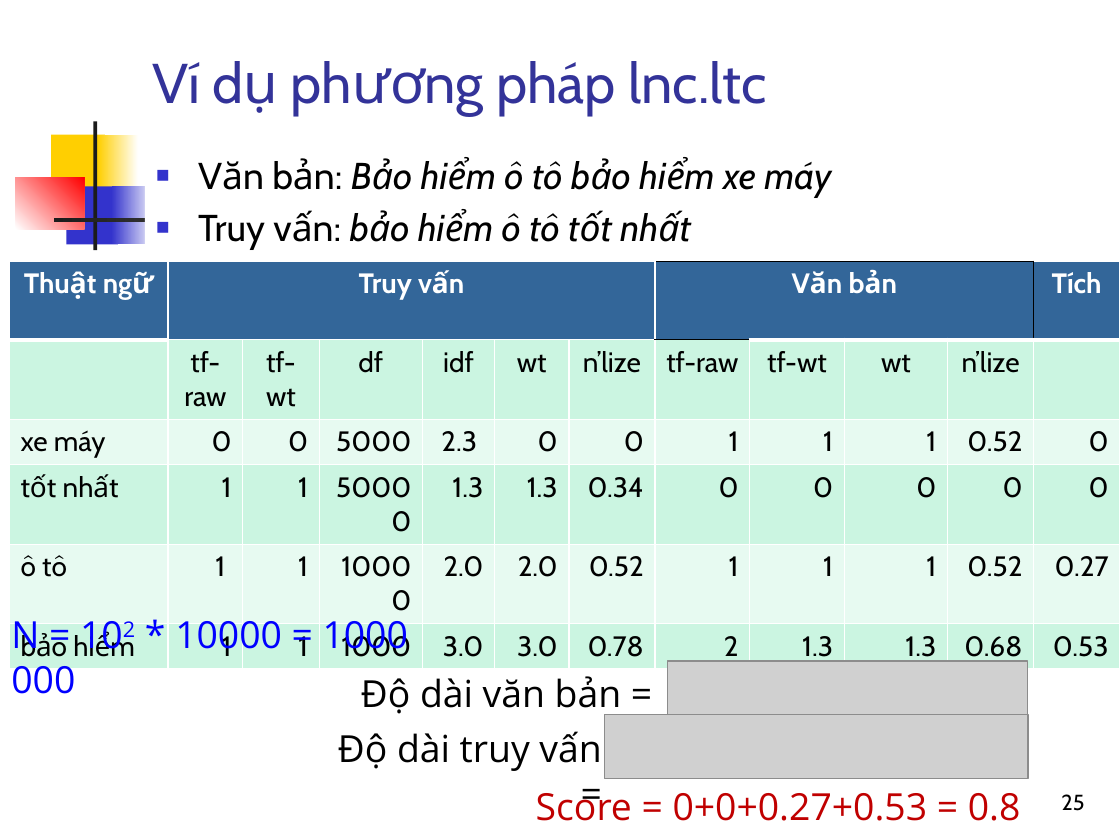
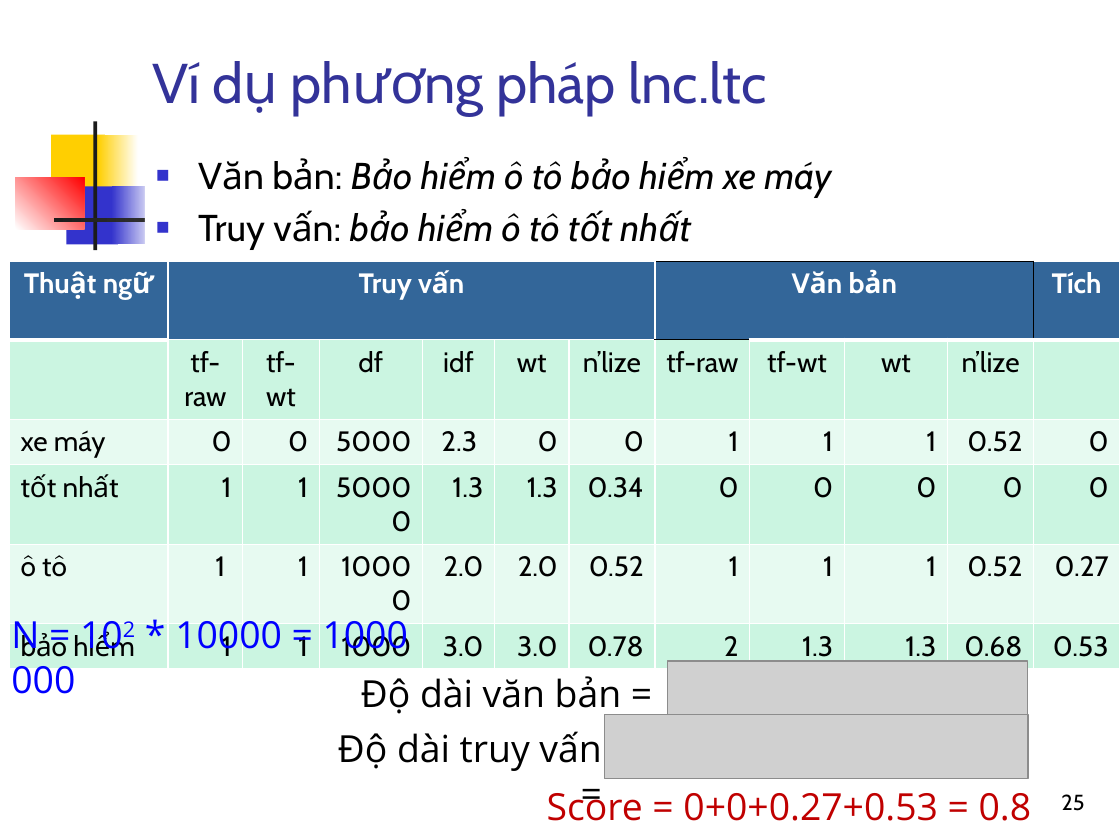
Before and after one commit to bangoc/IT4853, a slide deck: slide 25 of Bai 4 Mô hình không gian vec-tơ.pptx. Drawn at 1120x840 pixels with LibreOffice and Linux fonts; fonts in the diff are those of the drawing; grey boxes stand for pictures. Boxes give left, top, right and bottom in pixels: in the first picture for what was removed or moved away, otherwise in the second. Text is boxed around its words. In the diff, an @@ line names an element or a change of style, - is before the commit and + after.

```diff
--- a/Bai 4 Mô hình không gian vec-tơ.pptx
+++ b/Bai 4 Mô hình không gian vec-tơ.pptx
@@ text "Score = 0+0+0.27+0.53 = 0.8": place and size @@
-text "Score = 0+0+0.27+0.53 = 0.8" at box(673, 793, 1021, 821)
+text "Score = 0+0+0.27+0.53 = 0.8" at box(683, 793, 1032, 821)
@@ text "Score = 0+0+0.27+0.53 = 0.8" at box(683, 793, 1032, 821): alignment left to right @@
```
Also in this commit, not shown: 9 other slides changed.
